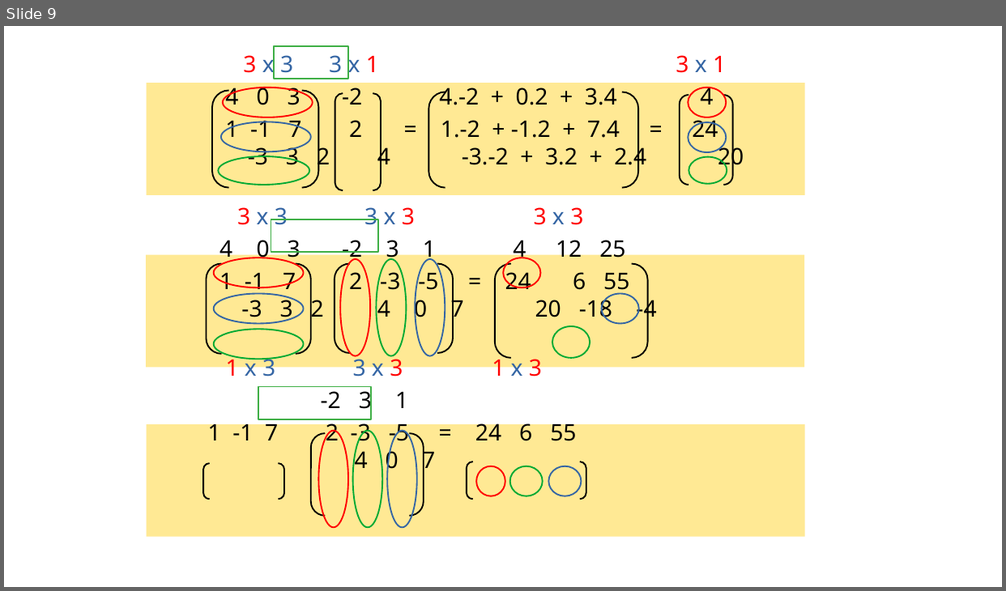
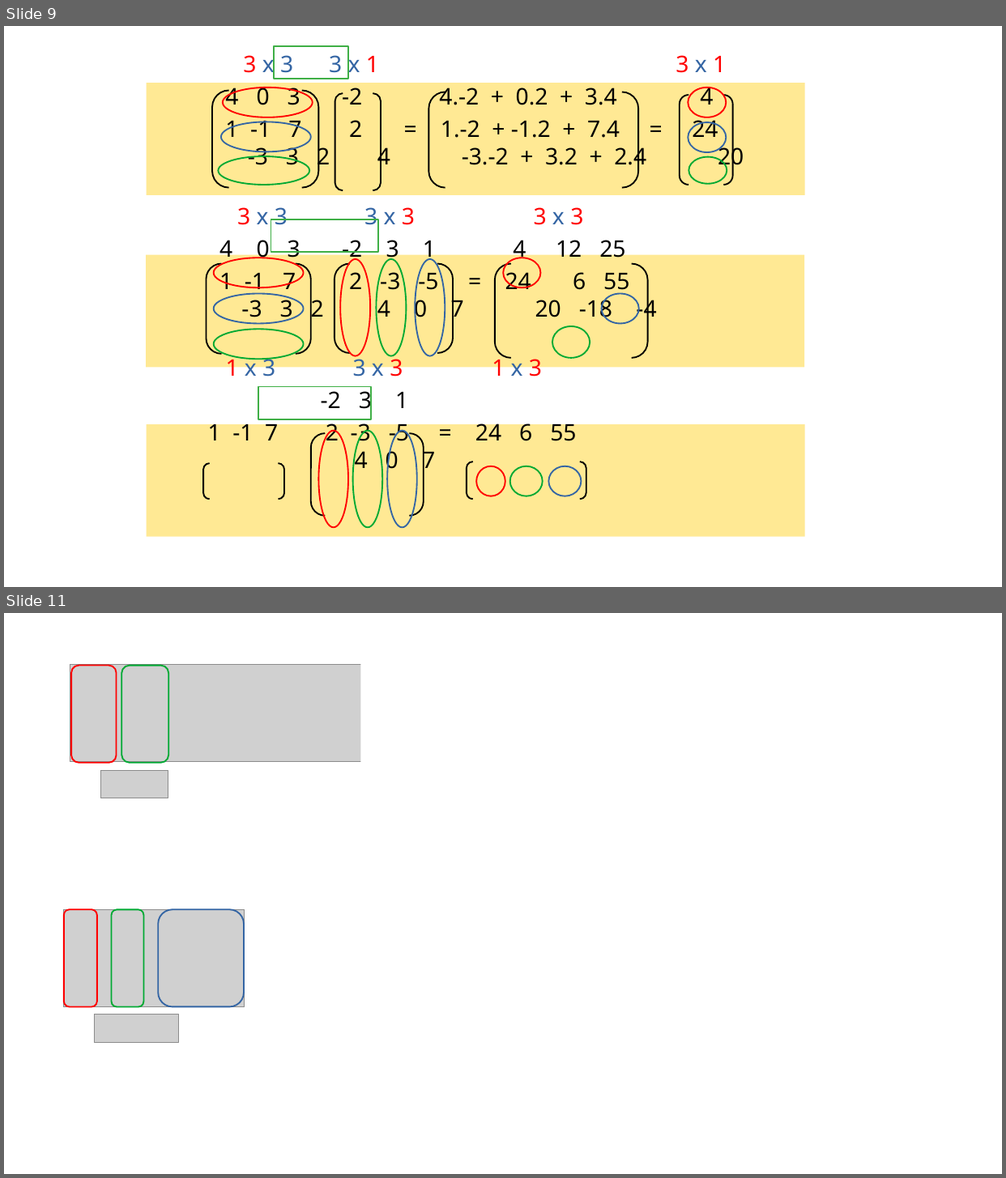
Before and after one commit to QQuick/Wiztech, a slide deck: module_2_numerieke_wiskunde/les_2_vergelijkingen_matrices_en_vectoren/vergelijkingen_1.odp. Shown one above the other, each under a label of ours: slide 9 before the commit, slides 9 and 11 after it; the slides between them are not shown. The pictures are 1006x591 and 1006x1178 pixels, drawn with LibreOffice and Linux fonts; fonts in the diff are those of the drawing; grey boxes stand for pictures. Boxes give left, top, right and bottom in pixels: in the first picture for what was removed or moved away, otherwise in the second. Text is boxed around its words. In the diff, an @@ line names an element or a change of style, - is before the commit and + after.

```diff
--- a/module_2_numerieke_wiskunde/les_2_vergelijkingen_matrices_en_vectoren/vergelijkingen_1.odp
+++ b/module_2_numerieke_wiskunde/les_2_vergelijkingen_matrices_en_vectoren/vergelijkingen_1.odp
@@ slide 11 added at box(4, 613, 1002, 1174), background #FFFFFF @@
@@ rectangle added at box(361, 643, 872, 837), fill #FFFFFF @@
@@ picture added at box(645, 645, 663, 673) @@
@@ picture added at box(70, 665, 485, 762) @@
@@ freeform shape added at box(71, 666, 117, 763), outline #FF0000 1.45 pt @@
@@ freeform shape added at box(121, 666, 168, 763), outline #00A933 1.45 pt @@
@@ picture added at box(100, 770, 168, 798) @@
@@ rectangle added at box(386, 875, 862, 1174), fill #FFFFFF @@
@@ picture added at box(64, 909, 245, 1007) @@
@@ freeform shape added at box(64, 909, 97, 1007), outline #FF0000 1.45 pt @@
@@ freeform shape added at box(112, 910, 144, 1007), outline #00A933 1.45 pt @@
@@ freeform shape added at box(158, 909, 244, 1007), outline #3465A4 1.45 pt @@
@@ picture added at box(394, 995, 587, 1174) @@
@@ picture added at box(95, 1015, 179, 1043) @@
```
Also in this commit, not shown: 1 slide changed, 1 other slide added, 1 other file.
